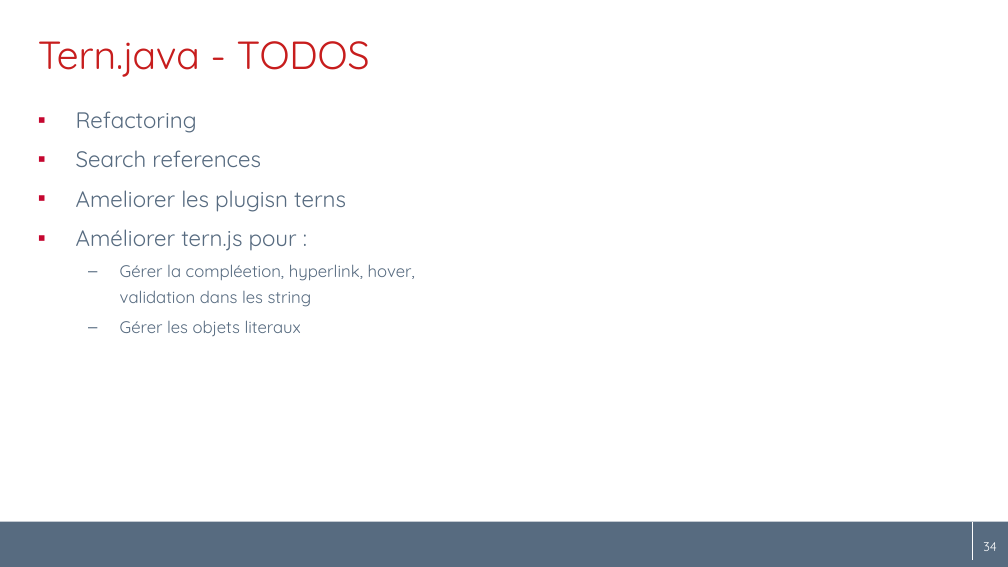
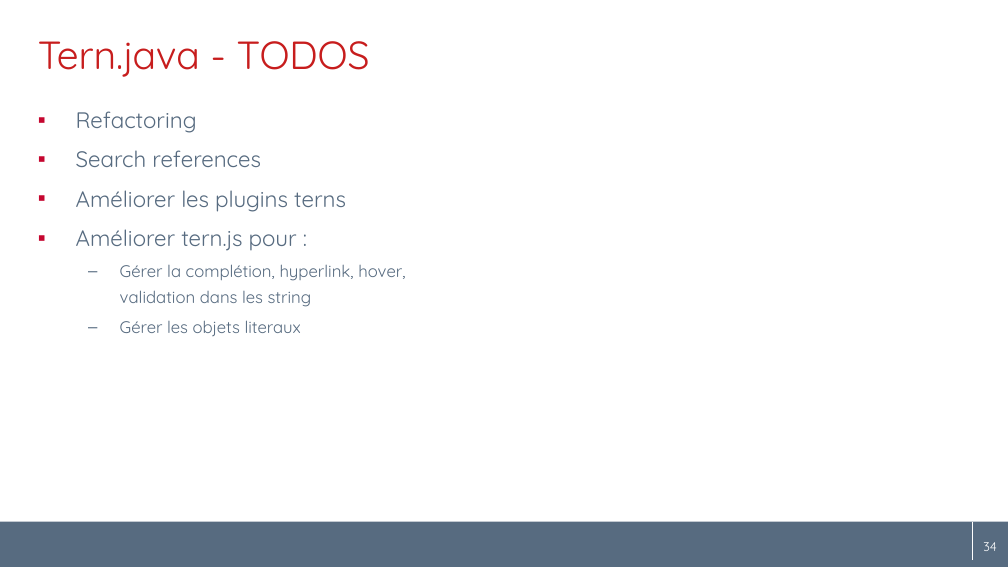
Before and after one commit to angelozerr/tern.java, a slide deck: slide 34 of docs/tern.java_fr.pptx. Drawn at 1008x567 pixels with LibreOffice and Linux fonts; fonts in the diff are those of the drawing; background and template pictures are left out. Boxes give left, top, right and bottom in pixels: in the first picture for what was removed or moved away, otherwise in the second. Text is boxed around its words. In the diff, an @@ line names an element or a change of style, - is before the commit and + after.

Commit message:
[docs] add tern-jug

```diff
--- a/docs/tern.java_fr.pptx
+++ b/docs/tern.java_fr.pptx
@@ text at (76,190,346,212): text changed @@
-▪ Ameliorer les plugisn terns
+▪ Améliorer les plugins terns
@@ text at (120,264,405,307): text changed @@
-  – Gérer la compléetion, hyperlink, hover, validation dans les string
+  – Gérer la complétion, hyperlink, hover, validation dans les string
```
Also in this commit, not shown: 5 other slides changed, 4 slides added, 4 slides removed.
